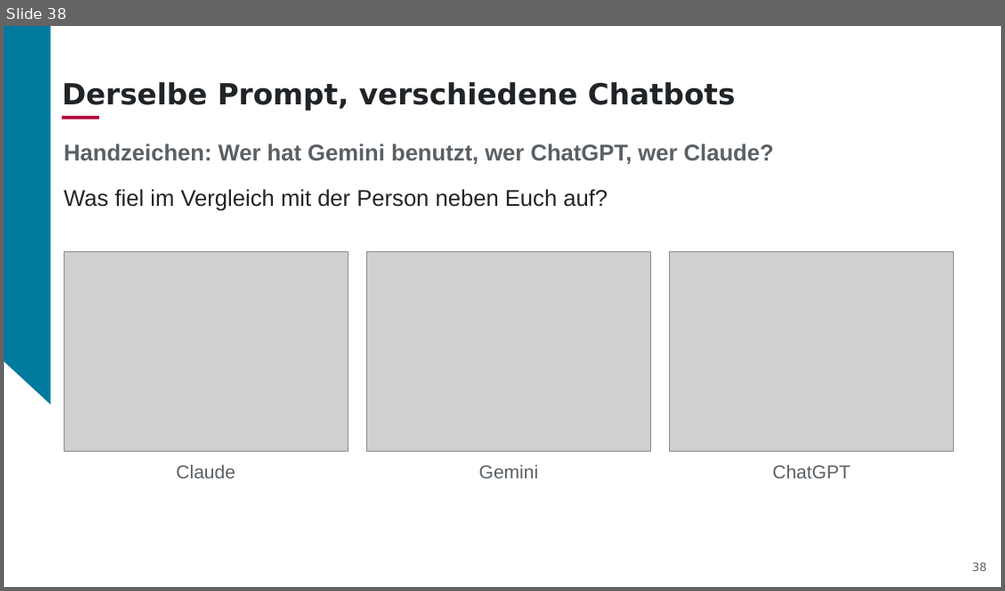
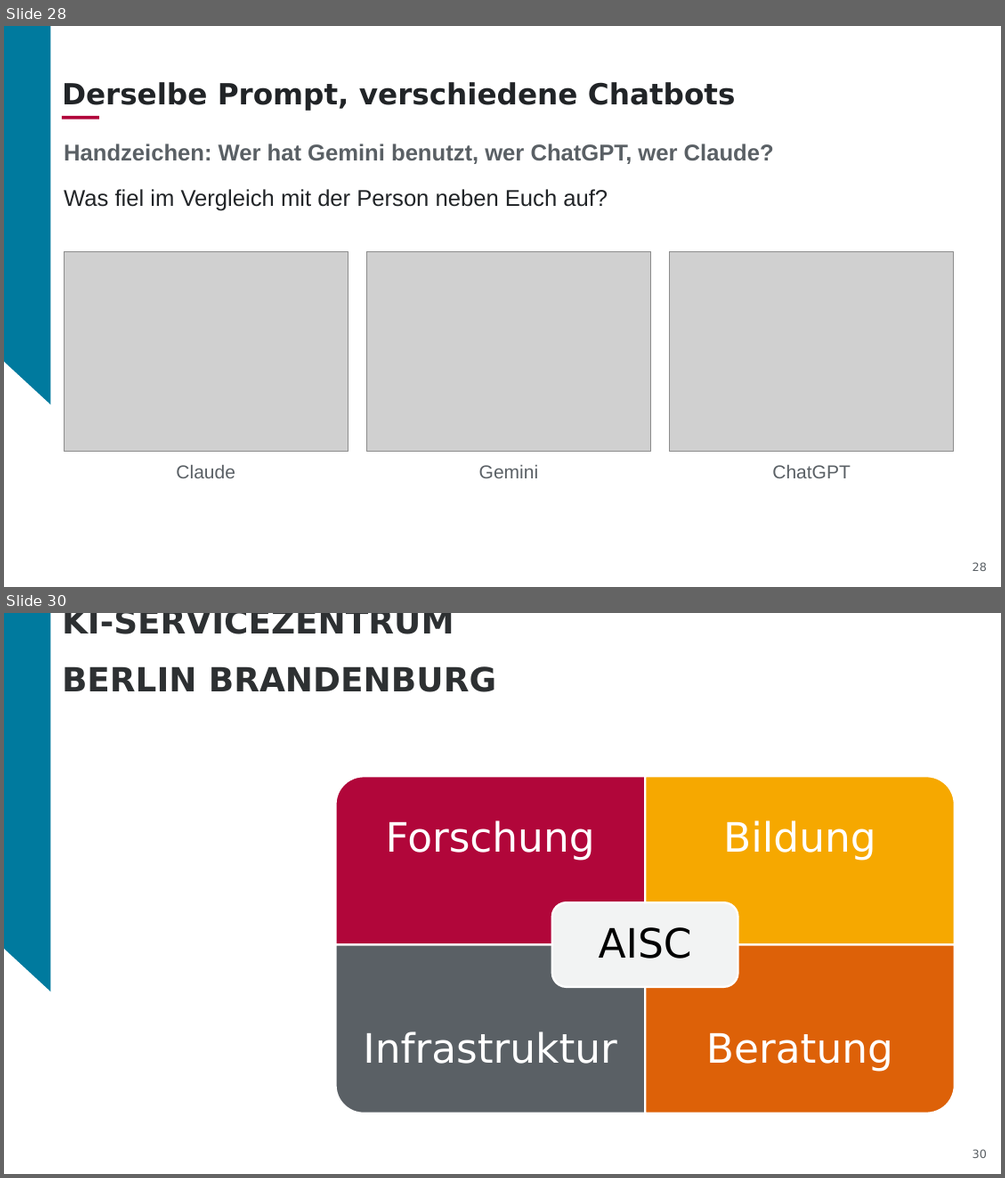
Before and after one commit to aihpi/workshop-rapid-prototyping, a slide deck: slides/01_workshop_rapid_prototyping_DE.pptx. Shown one above the other, each under a label of ours: slide 38 before the commit, slides 28 and 30 after it; the slides between them are not shown. The pictures are 1005x591 and 1005x1178 pixels, drawn with LibreOffice and Linux fonts; fonts in the diff are those of the drawing; grey boxes stand for pictures; background and template pictures are left out. Boxes give left, top, right and bottom in pixels: in the first picture for what was removed or moved away, otherwise in the second. Text is boxed around its words. In the diff, an @@ line names an element or a change of style, - is before the commit and + after.

```diff
--- a/slides/01_workshop_rapid_prototyping_DE.pptx
+++ b/slides/01_workshop_rapid_prototyping_DE.pptx
@@ slide 30 added at <box>4,613,1001,1174</box>, background #007A9E; not listed: 2 template elements that a slide beside it also shows @@
@@ title added at <box>62,613,496,692</box>, 32 pt, text #2D3032, bold @@
+KI-SERVICEZENTRUM
+BERLIN BRANDENBURG
@@ text added at <box>6,880,248,908</box>, 22.7 pt, text #FFFFFF, bold @@
+Struktur
@@ group added at <box>335,776,955,1113</box>: 5 texts, 4 round rects, 1 rounded rectangle @@
+Forschung
+Bildung
+Infrastruktur
+Beratung
+AISC
@@ page number added at <box>972,1149,987,1158</box>, 11 pt, text #5A6065 @@
+30
@@ what was slide 38 is now slide 28 @@
@@ page number at <box>972,562,987,571</box>: text changed @@
-38
+28
```
Also in this commit, not shown: 7 slides changed, 5 other slides added, 17 slides removed, 1 other file.
